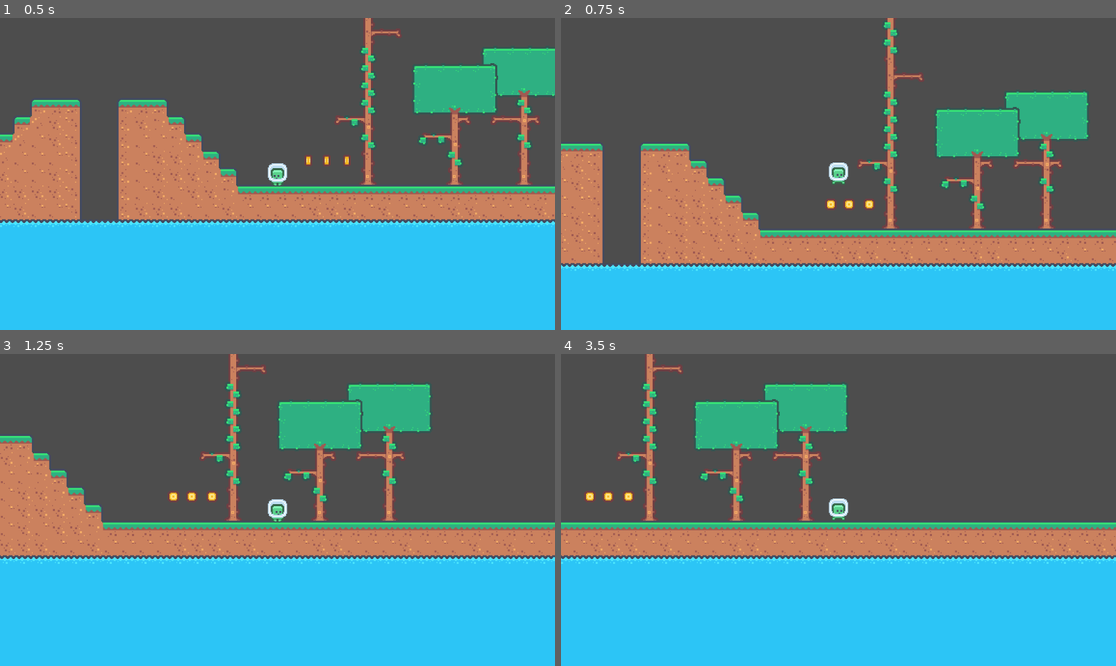
Above: before the commit, frames 1-4 (two rows, left to right).
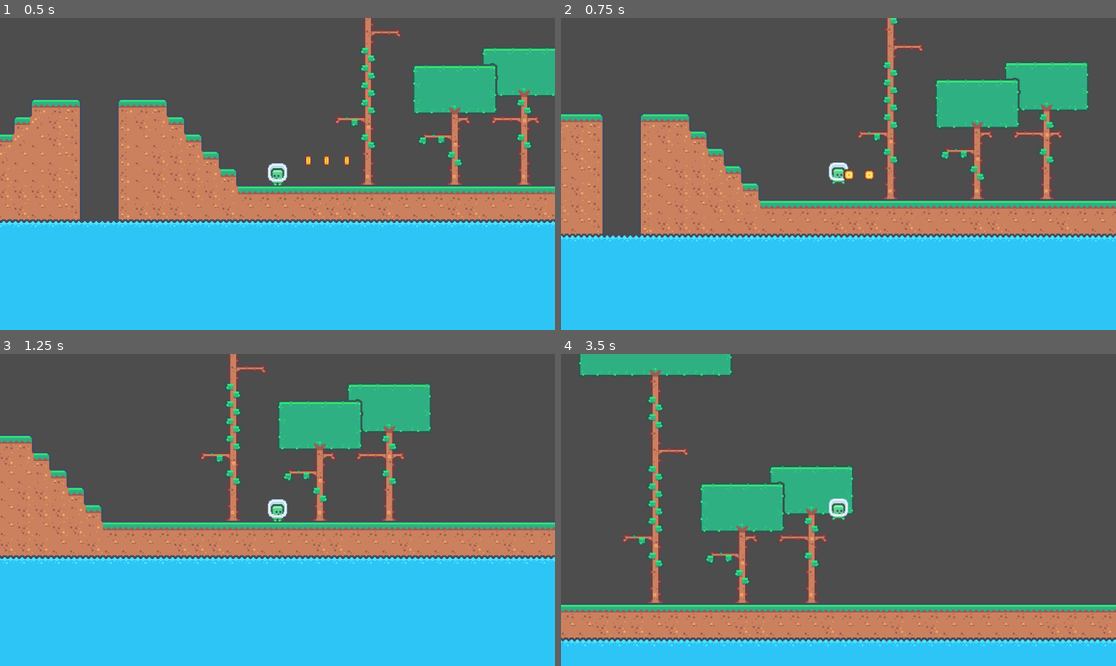
Above: after the commit, the same moments.

Repository: philipheindel/GodotPlatformer
Game: Godot game, scene res://tile_map.tscn
Two runs of this game, one before a commit and one after it. Both use one fixed random seed, a clock stepped at 60 frames per second and the inputs below.
Inputs:
- Up to frame 1 (0.5 s): no input
- Up to frame 2 (0.75 s): tap Enter (ui_accept) at 0.5 s; hold Right (ui_right) from 0.53 s (still down); hold Enter (ui_accept) from 0.53 s (still down)
- Up to frame 3 (1.25 s): keep holding Right (ui_right); keep holding Enter (ui_accept)
- Up to frame 4 (3.5 s): release Enter (ui_accept) at 1.28 s; tap Enter (ui_accept) at 1.35, 1.52, 1.82, 2.85, 3.02, 3.32 s; release Right (ui_right) at 2.03 s; hold Left (ui_left) 2.03-2.78 s; hold Enter (ui_accept) 2.03-2.78 s; hold Right (ui_right) from 2.78 s (still down)

Frame 1 is identical in both runs. In frame 2, 30% of the frame differs, in the area x 0-100%, y 0-82%; in frame 3, 0.2%; in frame 4, 51%, in the area x 0-100%, y 0-94%.

Commit message:
Got basic, variable jump height implemented

Diff:
--- a/entities/player/player.gd
+++ b/entities/player/player.gd
@@ -24,20 +24,20 @@
 func _physics_process(delta):
 	if not is_on_floor():
 		velocity.y += gravity * delta
+	else:
+		falling = false
 
 	if (Input.is_action_just_released("ui_up") or Input.is_action_just_released("ui_accept")) and not is_on_floor():
 		falling = true
+		jump_total = 0.0
 
-
-	if not falling and (Input.is_action_pressed("ui_up") or Input.is_action_pressed("ui_accept")) and is_on_floor():
-		velocity.y = JUMP_VELOCITY
+	if not falling and (Input.is_action_pressed("ui_up") or Input.is_action_pressed("ui_accept")):# and is_on_floor():
+		velocity.y = JUMP_VELOCITY * (jump_total * 10)
 		jump_total += delta
 		if jump_total >= max_jump_duration:
 			falling = true
 			jump_total = 0.0
 		print(jump_total)
-
-
 
 	var direction = Input.get_axis("ui_left", "ui_right")
 	if direction:
--- a/entities/player/player.tscn
+++ b/entities/player/player.tscn
@@ -146,3 +146,4 @@
 
 [node name="Camera2D" type="Camera2D" parent="."]
 zoom = Vector2(2, 2)
+editor_draw_limits = true
